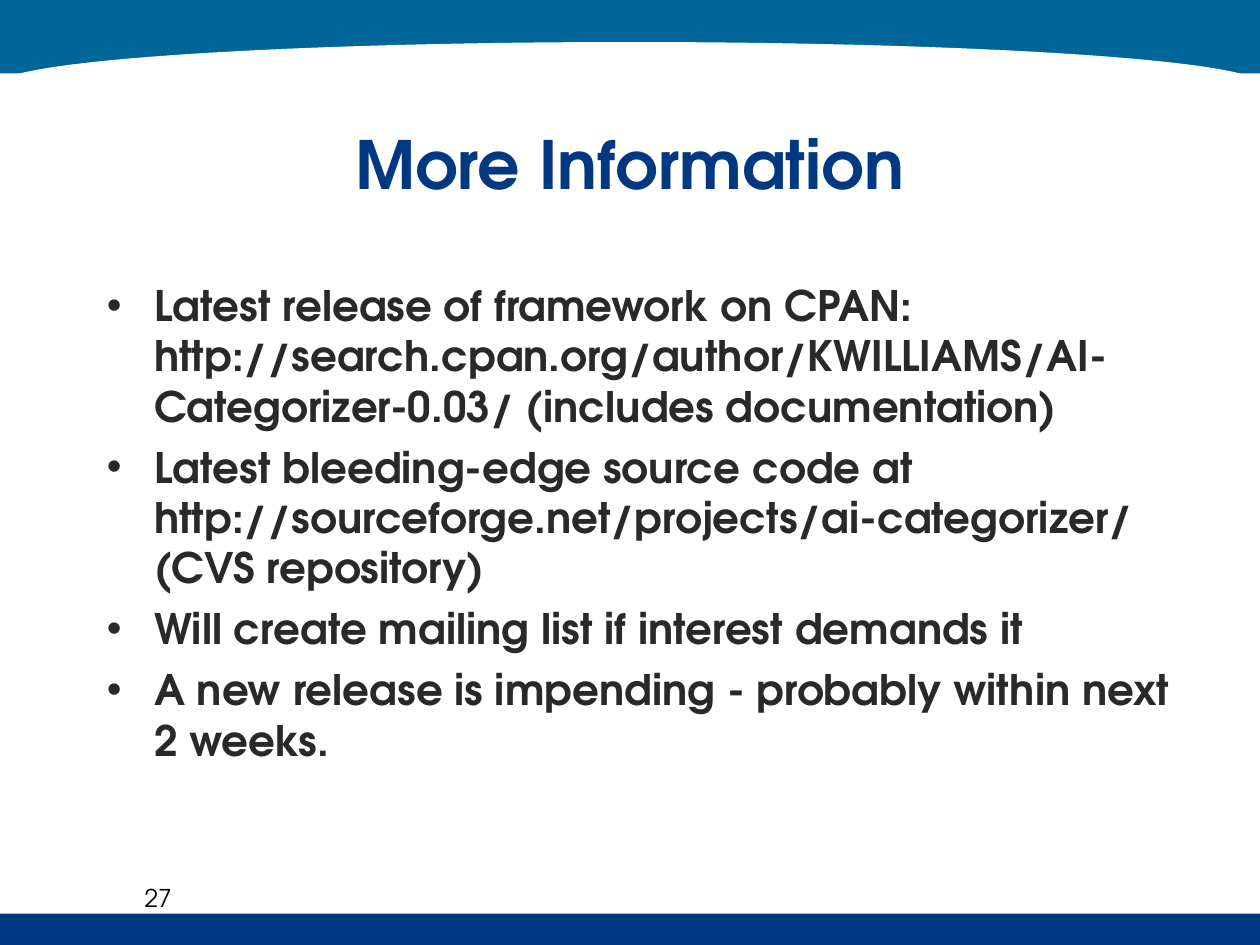
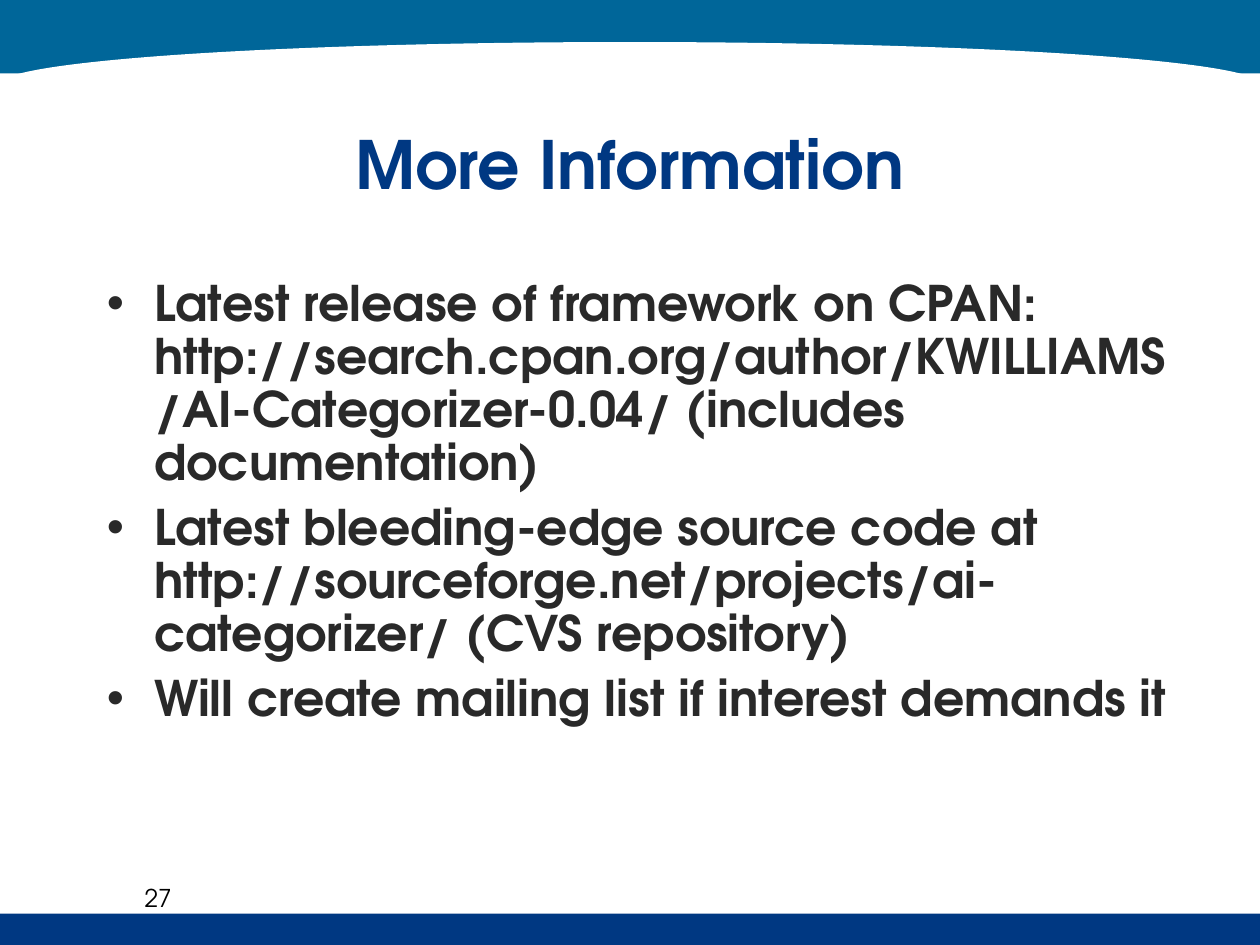
Before and after one commit to kenahoo/tcframe, a slide deck: slide 27 of doc/Thesis Seminar.ppt. Drawn at 1260x945 pixels with LibreOffice and Linux fonts; fonts in the diff are those of the drawing; background and template pictures are left out. Boxes give left, top, right and bottom in pixels: in the first picture for what was removed or moved away, otherwise in the second. Text is boxed around its words. In the diff, an @@ line names an element or a change of style, - is before the commit and + after.

```diff
--- a/doc/Thesis Seminar.ppt
+++ b/doc/Thesis Seminar.ppt
@@ text at (154, 284, 1166, 492): text changed; size 24 to 28 pt @@
-• Latest release of framework on CPAN: http://search.cpan.org/author/KWILLIAMS/AI-Categorizer-0.03/ (includes documentation)
+• Latest release of framework on CPAN: http://search.cpan.org/author/KWILLIAMS/AI-Categorizer-0.04/ (includes documentation)
@@ text at (154, 507, 1166, 727): size 24 to 28 pt in "Latest bleeding-edge source code at http://sourceforge.net/p ...", "Will create mailing list if interest demands ..."; line spacing 1 to 0.9; more space between paragraphs @@
@@ text at (154, 672, 1169, 757): paragraph removed @@
-• A new release is impending - probably within next 2 weeks.
```
Also in this commit, not shown: 7 other slides changed.
